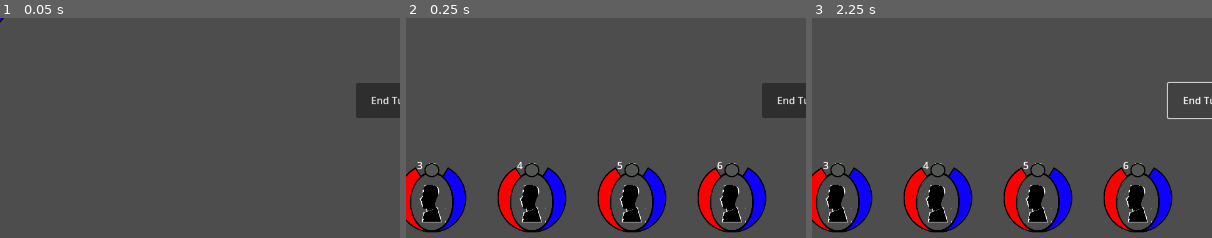
Above: before the commit, frames 1-3 (left to right).
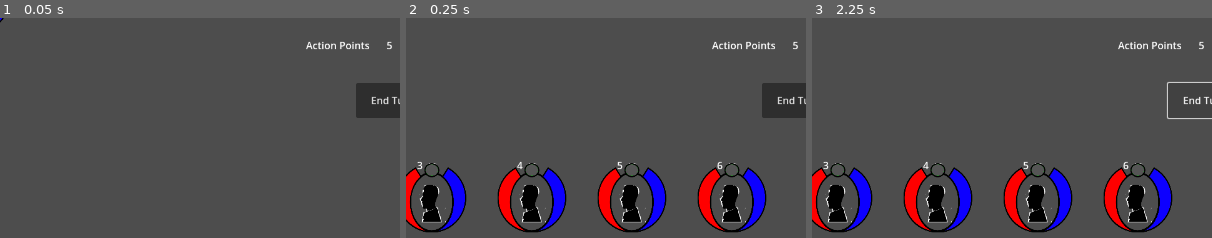
Above: after the commit, the same moments.

Repository: JaroschJr/RPG
Game: Godot game, scene res://Battle/Battlefield.tscn
Same seed, same stepped clock (60 frames per second), same inputs: the game is played once before the commit and once after it. The project has no main scene, so this scene is started directly.
Inputs (mouse positions are % of the whole screen's width and height, from its top left):
- Up to frame 1 (0.05 s): no input
- Up to frame 2 (0.25 s): no input
- Up to frame 3 (2.25 s): click "End Turn" at 0.5 s; click (13, 46) at 1.27 s; click "End Turn" at 2 s
The pictures show only the part of the screen within x 47-97%, y 50-100%; the shares and areas given below are measured in that part.

The runs differ from the first frame. In frame 1, 0.3% of the frame differs, in the area x 76-98%, y 10-15%; in frame 2, 0.3%; in frame 3, 0.3%.

Commit message:
Action Point pool.
Groundwork for rework of how abilities are handled.

Created Ability_Data.gd, a data-holder class.

Diff:
--- /dev/null
+++ b/Ability_Data.gd
@@ -0,0 +1,12 @@
+extends Object
+
+var ability_id
+var ability_name
+var ap_cost
+var sp_cost
+
+func _init(a,b,c,d):
+	ability_id = a
+	ability_name = b
+	ap_cost = c
+	sp_cost = d
--- a/Battle/Battlefield.gd
+++ b/Battle/Battlefield.gd
@@ -2,11 +2,13 @@
 var party
 var center
 var readied_ability
+var action_points
 
 const BatleCharacter = preload("res://Battle/BatleCharacter.tscn")
 
 # Called when the node enters the scene tree for the first time.
 func _ready():
+	_set_action_points(5)
 	battle_globals._set_battlefield_ref(self)
 	var tween = get_tree().create_tween().set_parallel(true)
 	#GDscript lacks true constructors the way Java does.
@@ -74,9 +76,16 @@
 	#enemy moves
 	for i in party.size():
 		party[i]._turn_start()
-
+	_set_action_points(5)
 
 
 func _on_end_turn_button_button_down():
 	_turn()
 	pass # Replace with function body.
+
+func _set_action_points(new_ap):
+	action_points = new_ap
+	$ActionPointPool.text = str(action_points)
+
+func _get_action_points():
+	return action_points
--- a/Battle/Battlefield.tscn
+++ b/Battle/Battlefield.tscn
@@ -29,4 +29,17 @@
 offset_bottom = 512.0
 text = "End Turn"
 
+[node name="AP" type="Label" parent="."]
+offset_left = 1088.0
+offset_top = 384.0
+offset_right = 1216.0
+offset_bottom = 448.0
+text = "Action Points"
+
+[node name="ActionPointPool" type="Label" parent="."]
+offset_left = 1217.0
+offset_top = 384.0
+offset_right = 1281.0
+offset_bottom = 448.0
+
 [connection signal="button_down" from="EndTurnButton" to="." method="_on_end_turn_button_button_down"]
